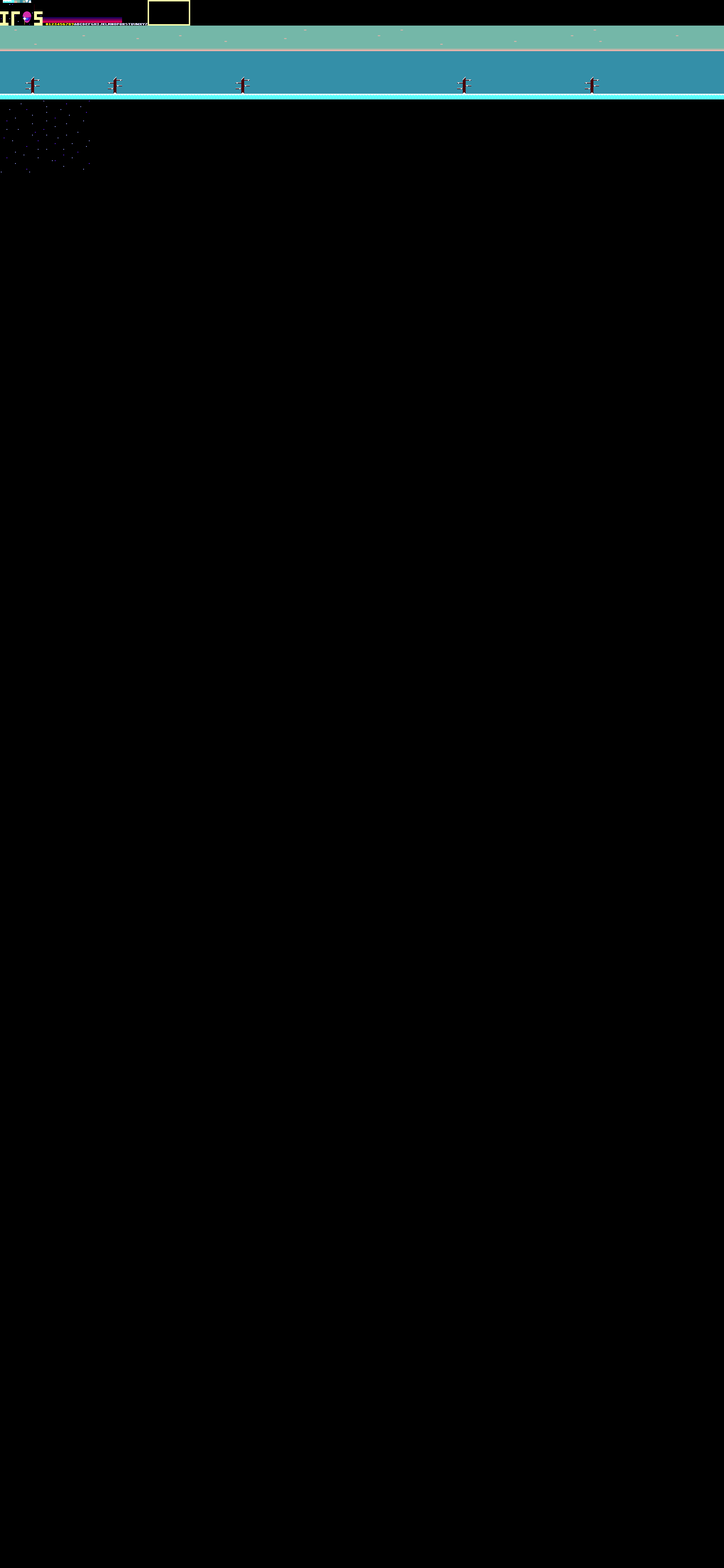
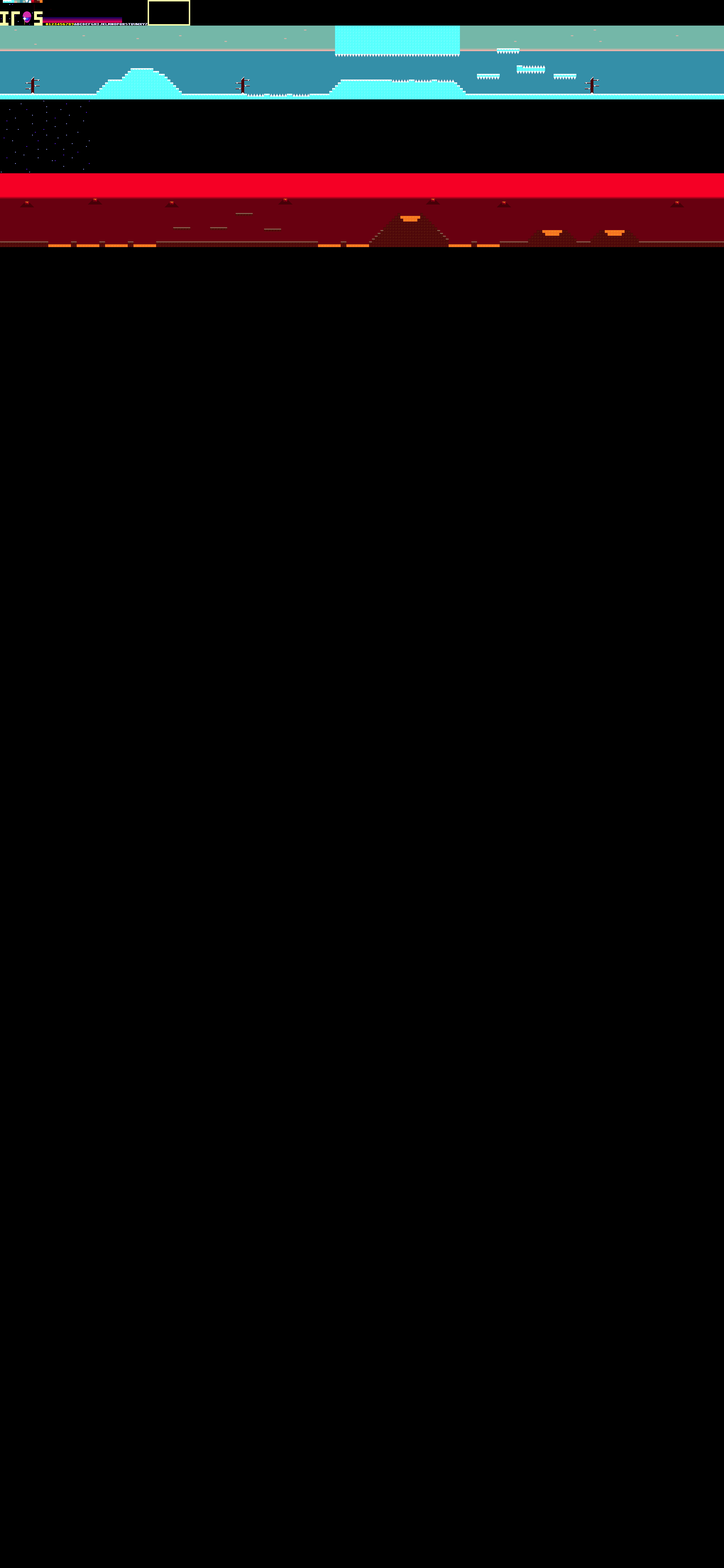
Layers edited between the first and the second 724 x 1568 image:
painted on "Background" over [0,0,724,248]
